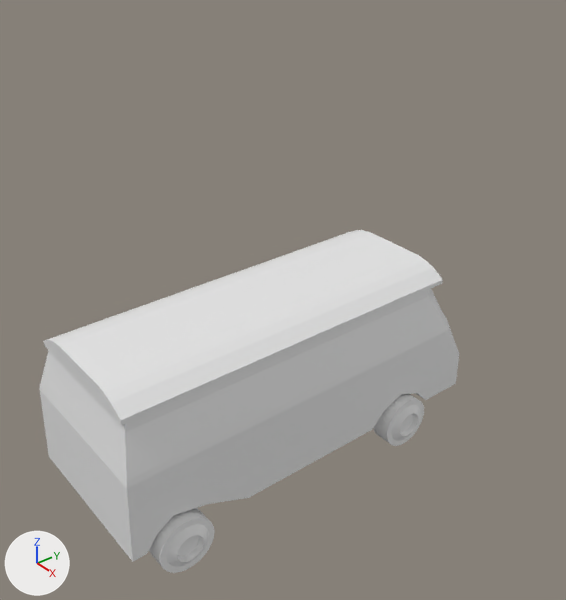
Two versions of the Blender file Santiago/Van.blend, one commit apart.
Camera for both pictures: a 50 mm lens placed at (3.37, -3.77, 1.91), pointed at (-0.21, -0.93, -0.71). Every picture has the same lights, and +X, +Y and +Z are marked at lower left.
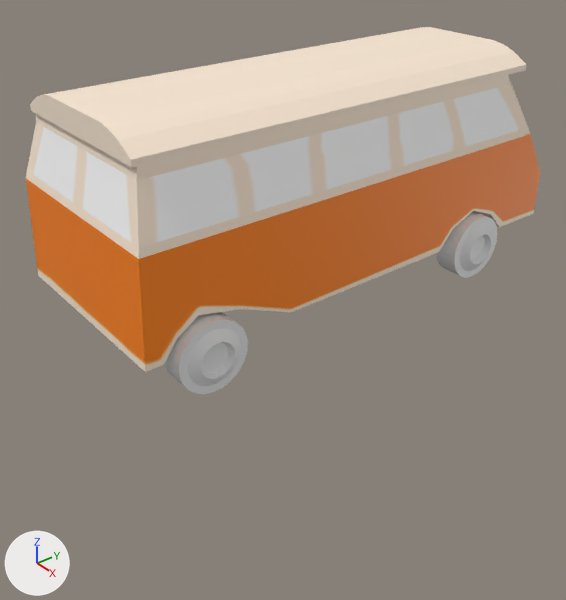
The change in detail:
Picture 'ShagBuss' (img_shagbuss) is new.
Material 'Material.001' (mat_material_001) is new.
Its texture is img_shagbuss.
me_plane_001 has 152 vertices, 135 faces and spans x -0.47..0.63, y -1.34..1.65, z -0.61..0.61.
me_plane_001 is used by ob_plane_001; location (-0.465, -1.052, -1.413); rotation (0.0, -1.571, 0.0), in degrees (0, -90, 0).
me_plane_001 part 1: texture (UV) coordinates of 135 of 135 faces, centred in x -0.47..0.63, y -1.34..1.65, z -0.61..0.61, changed; they spanned u 0.0..0.73, v 0.0..1.0 and now span u 0.0..1.0, v 0.0..0.96.
me_plane_001 now uses material mat_material_001 (picture img_shagbuss).
Object 'Plane.001' (ob_plane_001) moves from (-0.465, -1.052, -1.413) to (-0.021, -1.052, 0.246).
Object 'Cylinder' (ob_cylinder) moves from (0.146, -0.066, -1.917) to (0.574, -0.066, -0.258).

Boxes [x1, y1, x2, y2] around the edits, measured in the pictures (566 x 600 px):
'Plane.001', recoloured, surface changed, moved
    before: [39, 230, 459, 562]
    after: [26, 27, 540, 372]
'Cylinder', recoloured, surface changed, moved
    before: [149, 394, 424, 573]
    after: [164, 211, 497, 394]
